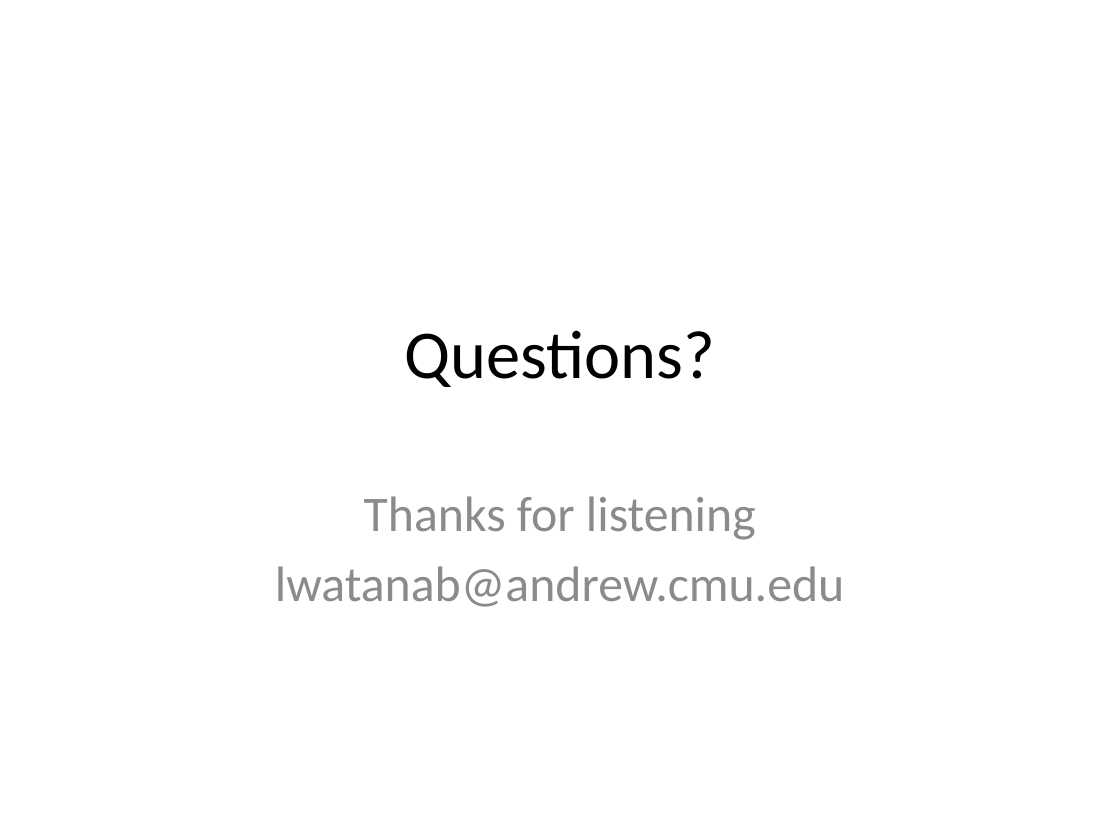
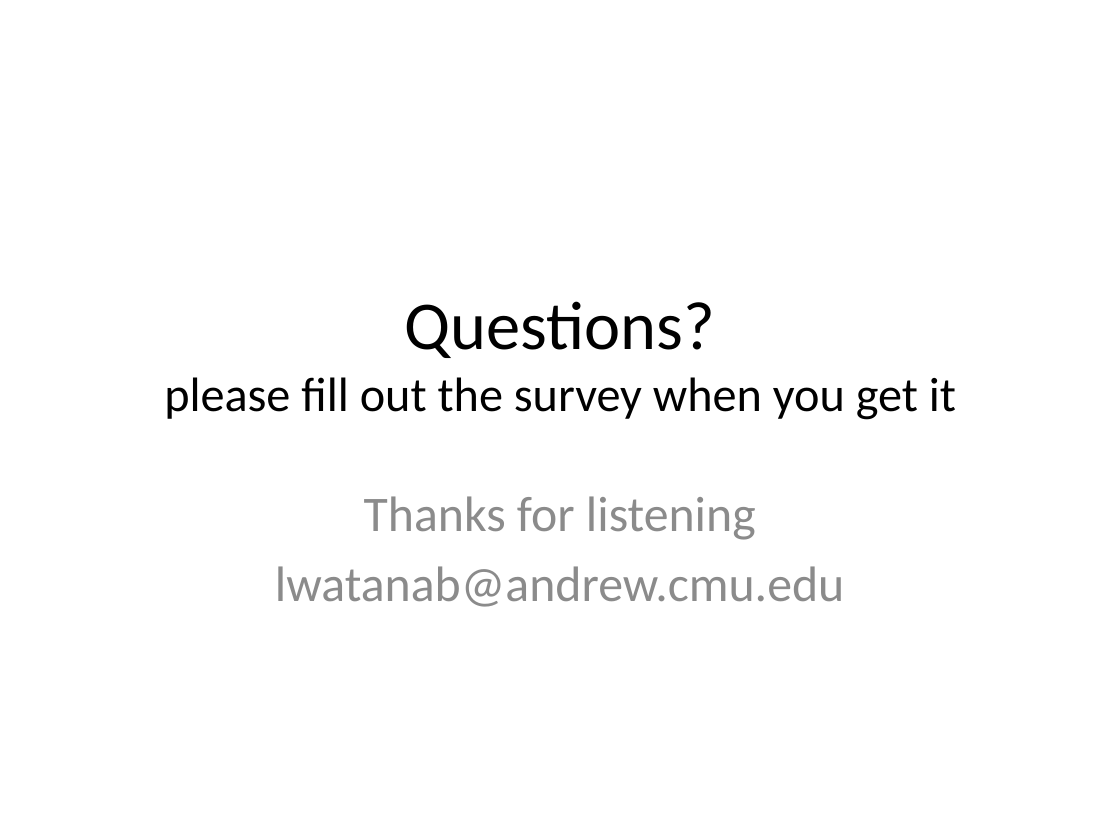
Before and after one commit to loganwatanabe/js_jquery_talk, a slide deck: slide 26 of jsjq.pptx. Drawn at 1120x840 pixels with LibreOffice and Linux fonts; fonts in the diff are those of the drawing. Boxes give left, top, right and bottom in pixels: in the first picture for what was removed or moved away, otherwise in the second. Text is boxed around its words. In the diff, an @@ line names an element or a change of style, - is before the commit and + after.

```diff
--- a/jsjq.pptx
+++ b/jsjq.pptx
@@ title at <box>164,301,956,420</box>: text changed; size 44 to 31 pt @@
-Questions?
+Questions?
+please fill out the survey when you get it
```
Also in this commit, not shown: 1 other slide changed, 6 other files.
